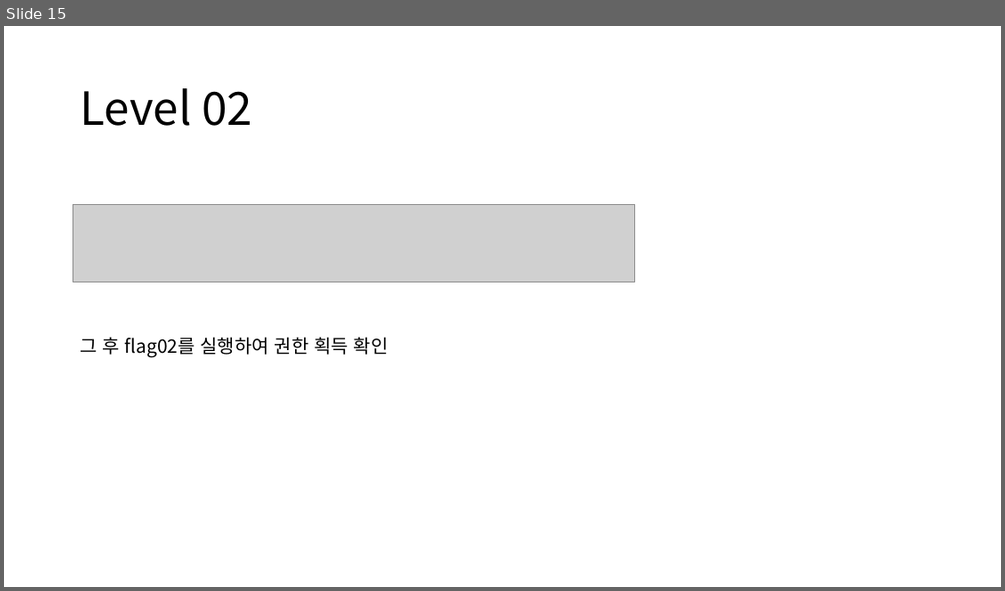
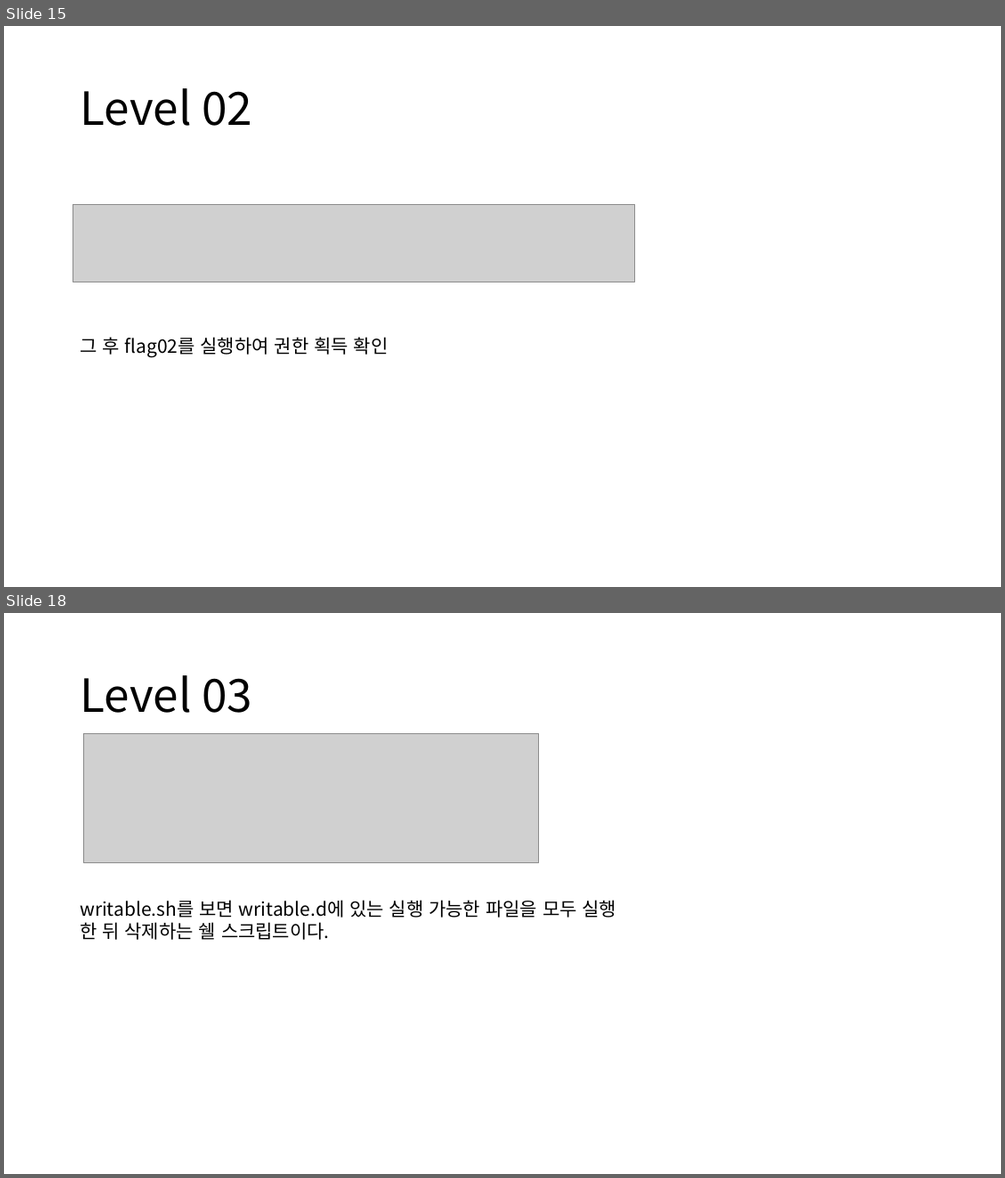
Before and after one commit to WinterMute1000/MyArchive, a slide deck: Nebula/Nebula Level00~Level03.pptx. Shown one above the other, each under a label of ours: slide 15 before the commit, slides 15 and 18 after it; the slides between them are not shown. The pictures are 1005x591 and 1005x1178 pixels, drawn with LibreOffice and Linux fonts; fonts in the diff are those of the drawing; grey boxes stand for pictures. Boxes give left, top, right and bottom in pixels: in the first picture for what was removed or moved away, otherwise in the second. Text is boxed around its words. In the diff, an @@ line names an element or a change of style, - is before the commit and + after.

```diff
--- a/Nebula/Nebula Level00~Level03.pptx
+++ b/Nebula/Nebula Level00~Level03.pptx
@@ slide 18 added at <box>4,613,1001,1174</box>, background #FFFFFF @@
@@ title added at <box>80,675,252,713</box>, 44 pt, text #000000 @@
+Level 03
@@ picture added at <box>83,733,539,863</box> @@
@@ text added at <box>80,900,617,940</box>, 18 pt, text #000000 @@
+writable.sh를 보면 writable.d에 있는 실행 가능한 파일을 모두 실행 한 뒤 삭제하는 쉘 스크립트이다.
```
Also in this commit, not shown: 6 other slides added, 1 slide removed.
